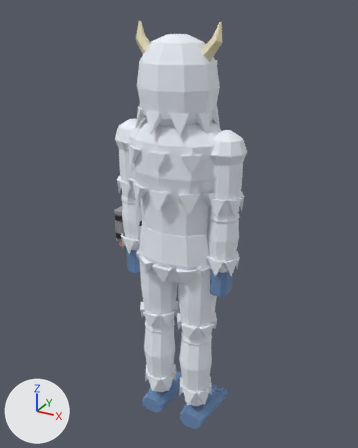
A saved change to the glTF model game/player/robot/kits/yeti.glb.
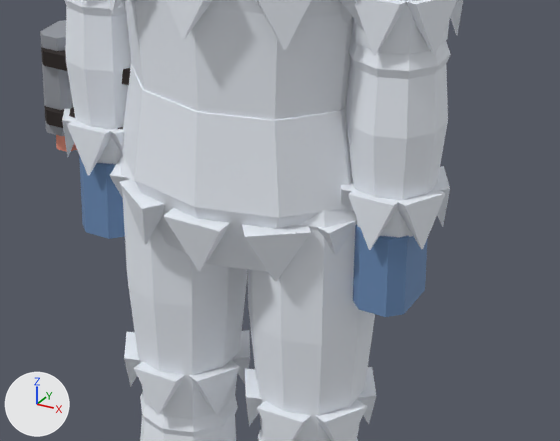
Each version is shown whole from a camera (50 mm lens) standing at (0.955, -1.725, 1.912) and looking at (-0.026, 0.059, 1.02), then close up on the part from 29% to 76% of the width and 45% to 75% of the height. Every picture has the same lights, and +X, +Y and +Z are marked at lower left. The first two pictures are the older version. Vertices at exactly the same position are counted once.

Script lines for the objects in view, before the commit:
```python
me_yeti = bpy.data.meshes.new('Yeti')
me_yeti.from_pydata(...)  # 2082 vertices, 3632 faces; spans x -0.32..0.3, y -0.17..0.21, z 0.01..1.86
me_yeti.materials.append(mat_accent)  # beige #f9a089
me_yeti.materials.append(mat_detail)  # grey #a2a6ad
me_yeti.materials.append(mat_flesh_yeti)  # blue #6b8cb8
me_yeti.materials.append(mat_armor_yeti)  # white #edf2fa
me_yeti.materials.append(mat_extra_yeti)  # white #edf2fa
me_yeti.materials.append(mat_eye_white)  # white #f7f7f2
me_yeti.materials.append(mat_black)  # black #0a0a0d
me_yeti.materials.append(mat_white)  # white #f5f5f0
me_yeti.materials.append(mat_dark)  # black #29211f
me_yeti.materials.append(mat_mark_horn)  # beige #e5dbb8
ob_yeti = bpy.data.objects.new('Yeti', me_yeti)
ob_yeti.location = (0.0, 0.0, 0.0)
```
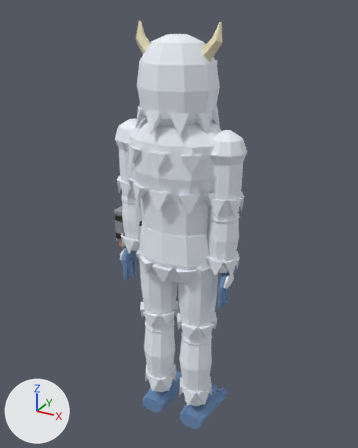
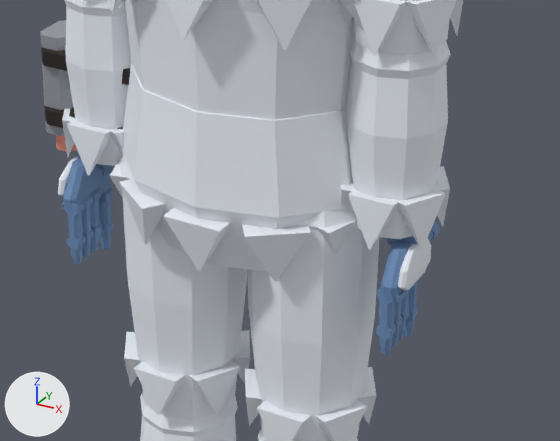
What differs and where, as boxes [x1, y1, x2, y2] in the close-ups (560 x 441 px):
part 1 of me_yeti, added (mostly hidden)
    after: [386, 236, 417, 245]
part 2 of me_yeti, added (mostly hidden)
    after: [78, 153, 114, 171]
part 3 of me_yeti, added
    after: [396, 270, 426, 302]
part 4 of me_yeti, added
    after: [98, 186, 113, 204]
part 5 of me_yeti, added
    after: [406, 306, 418, 322]
part 6 of me_yeti, added
    after: [99, 221, 114, 236]
part 7 of me_yeti, added
    after: [91, 188, 101, 204]
part 8 of me_yeti, added
    after: [83, 193, 93, 209]
part 9 of me_yeti, added
    after: [394, 316, 403, 330]
part 10 of me_yeti, added
    after: [83, 228, 94, 241]
part 11 of me_yeti, added
    after: [64, 200, 85, 217]
part 12 of me_yeti, added
    after: [376, 323, 396, 340]
part 13 of me_yeti, added
    after: [67, 235, 86, 250]
part 14 of me_yeti, added
    after: [431, 221, 440, 240]
part 15 of me_yeti, reshaped
    before: [79, 155, 125, 239]
    after: [58, 156, 113, 264]
part 16 of me_yeti, reshaped
    before: [353, 225, 428, 317]
    after: [379, 231, 433, 355]

The change, as a list of edits to the scene's bpy script:
```text
Change me_yeti:
    used by ob_yeti; location = (0.0, 0.0, 0.0)
    remove me_yeti.from_pydata(...)  # 2082 vertices, 3632 faces; spans x -0.32..0.3, y -0.17..0.21, z 0.01..1.86
    add me_yeti.from_pydata(...)  # 3026 vertices, 5336 faces; spans x -0.32..0.3, y -0.17..0.21, z 0.01..1.86
    me_yeti part 1: a new loose piece, an 8-sided cylinder along x spanning x 0.219..0.261, y -0.025..0.013, z 0.863..0.901, in mat_flesh_yeti (blue #6b8cb8)
    me_yeti part 2: a new loose piece, an 8-sided cylinder along x spanning x -0.261..-0.219, y -0.025..0.013, z 0.863..0.901, in mat_flesh_yeti (blue #6b8cb8)
    me_yeti part 3: the loose piece of 16 vertices spanning x 0.18..0.25, y -0.05..0.05, z 0.78..0.89 is copied, and the copy is scaled about its middle by (-0.0552, 0.952, -0.0522), then moved by (0.04, -0.03, -0.01); it spans x 0.26, y -0.07..0.01, z 0.82..0.83
    me_yeti part 4: a new loose piece, an 8-sided cylinder along y spanning x -0.253..-0.231, y -0.004..0.015, z 0.8..0.822, in mat_flesh_yeti (blue #6b8cb8)
    me_yeti part 5: a new loose piece, an 8-sided cylinder along y spanning x 0.232..0.252, y -0.003..0.015, z 0.746..0.766, in mat_flesh_yeti (blue #6b8cb8)
    me_yeti part 6: a new loose piece, an 8-sided cylinder along y spanning x -0.252..-0.232, y -0.003..0.015, z 0.746..0.766, in mat_flesh_yeti (blue #6b8cb8)
    me_yeti part 7: a new loose piece, an 8-sided cylinder along y spanning x -0.253..-0.231, y -0.034..-0.015, z 0.813..0.835, in mat_flesh_yeti (blue #6b8cb8)
    me_yeti part 8: a new loose piece, an 8-sided cylinder along y spanning x -0.253..-0.231, y -0.055..-0.036, z 0.813..0.835, in mat_flesh_yeti (blue #6b8cb8)
    me_yeti part 9: a new loose piece, an 8-sided cylinder along y spanning x 0.232..0.252, y -0.054..-0.036, z 0.759..0.779, in mat_flesh_yeti (blue #6b8cb8)
    me_yeti part 10: a new loose piece, an 8-sided cylinder along y spanning x -0.252..-0.232, y -0.054..-0.036, z 0.759..0.779, in mat_flesh_yeti (blue #6b8cb8)
    me_yeti part 11: a new loose piece, an 8-sided cylinder along y spanning x -0.253..-0.231, y -0.076..-0.057, z 0.813..0.835, in mat_flesh_yeti (blue #6b8cb8)
    me_yeti part 12: a new loose piece, an 8-sided cylinder along y spanning x 0.232..0.252, y -0.075..-0.058, z 0.759..0.779, in mat_flesh_yeti (blue #6b8cb8)
    me_yeti part 13: a new loose piece, an 8-sided cylinder along y spanning x -0.252..-0.232, y -0.075..-0.058, z 0.759..0.779, in mat_flesh_yeti (blue #6b8cb8)
    me_yeti part 14: a new loose piece, an 8-sided cylinder along y spanning x 0.232..0.254, y 0.054..0.073, z 0.84..0.862, in mat_flesh_yeti (blue #6b8cb8)
    me_yeti part 15: 12 vertices moved from x -0.25..-0.18, y -0.05..0.05, z 0.78..0.89 to x -0.25..-0.23, y -0.03..-0.02, z 0.76..0.78; 4 vertices removed from x -0.25..-0.23, y -0.05..0.05, z 0.78..0.89; 300 vertices added at x -0.27..-0.23, y -0.08..0.06, z 0.72..0.88
    me_yeti part 16: 12 vertices moved from x 0.18..0.25, y -0.05..0.05, z 0.78..0.89 to x 0.23..0.25, y -0.03..-0.02, z 0.76..0.78; 4 vertices removed from x 0.23..0.25, y -0.05..0.05, z 0.78..0.89; 300 vertices added at x 0.23..0.27, y -0.08..0.06, z 0.72..0.88
    other edits to the shape of me_yeti do not show in these pictures
```
